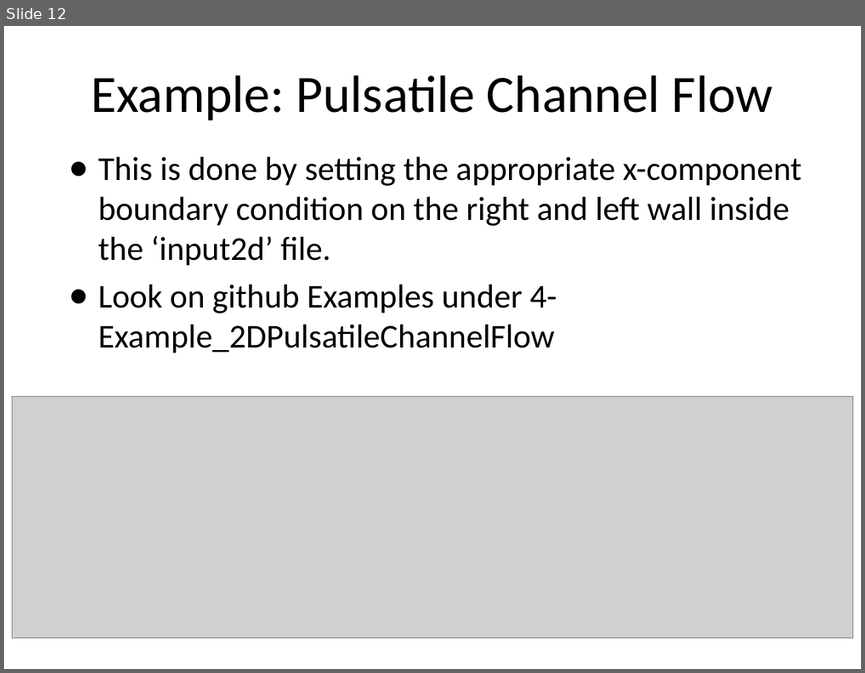
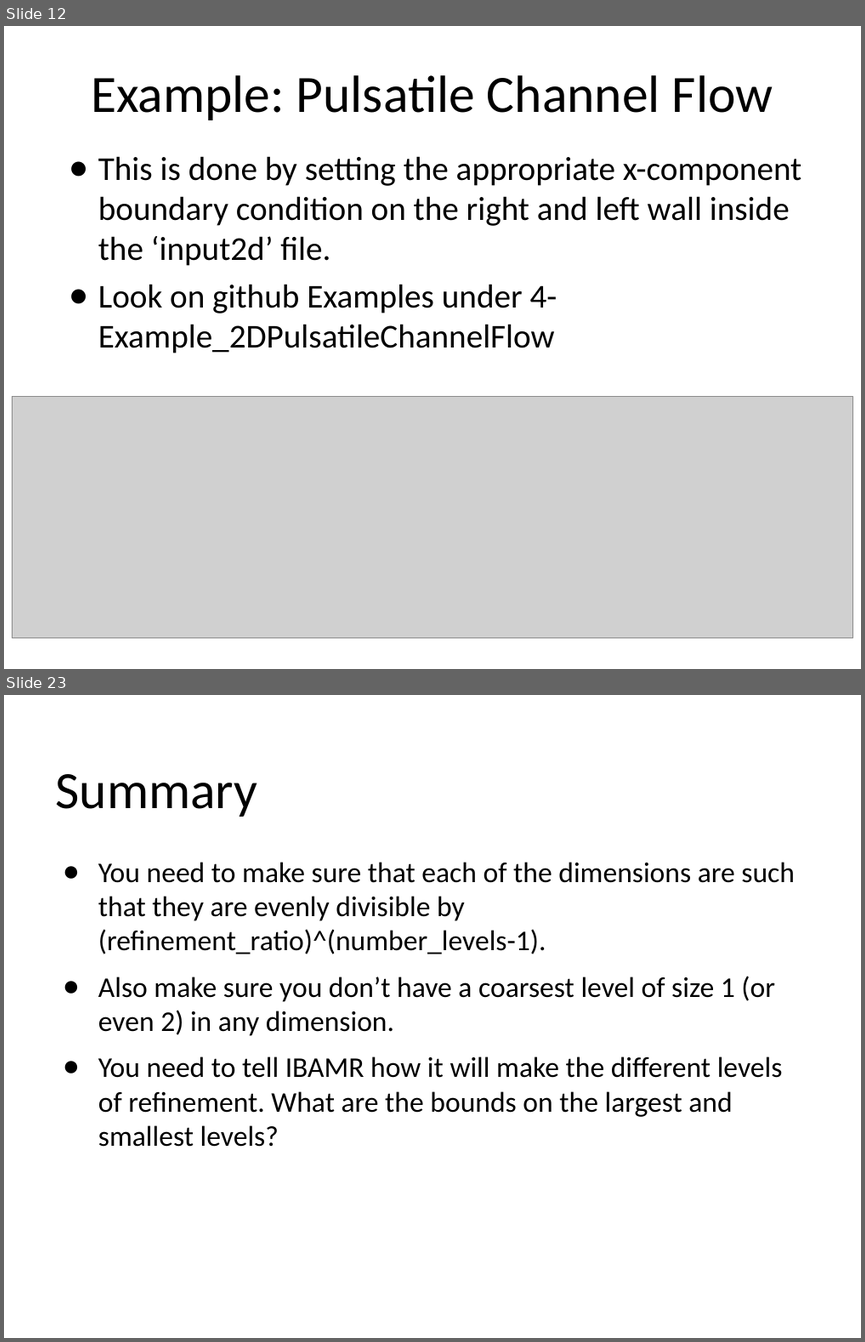
Before and after one commit to fairyflies9/IBAMR-Tutorials, a slide deck: IBAMR Lectures/Lecture 4 - IBAMR Tutorial_ Boundary Conditions.pptx. Shown one above the other, each under a label of ours: slide 12 before the commit, slides 12 and 23 after it; the slides between them are not shown. The pictures are 865x673 and 865x1342 pixels, drawn with LibreOffice and Linux fonts; fonts in the diff are those of the drawing; grey boxes stand for pictures. Boxes give left, top, right and bottom in pixels: in the first picture for what was removed or moved away, otherwise in the second. Text is boxed around its words. In the diff, an @@ line names an element or a change of style, - is before the commit and + after.

```diff
--- a/IBAMR Lectures/Lecture 4 - IBAMR Tutorial_ Boundary Conditions.pptx
+++ b/IBAMR Lectures/Lecture 4 - IBAMR Tutorial_ Boundary Conditions.pptx
@@ slide 23 added at (4,695,861,1338), background #FFFFFF @@
@@ title added at (55,774,257,817), 44 pt, text #000000 @@
+Summary
@@ text added at (98,862,794,1146), 24 pt, text #000000 @@
+● You need to make sure that each of the dimensions are such that they are evenly divisible by (refinement_ratio)^(number_levels-1).
+● Also make sure you don’t have a coarsest level of size 1 (or even 2) in any dimension.
+● You need to tell IBAMR how it will make the different levels of refinement. What are the bounds on the largest and smallest levels?
```
Also in this commit, not shown: 10 other slides added, 8 other files.
